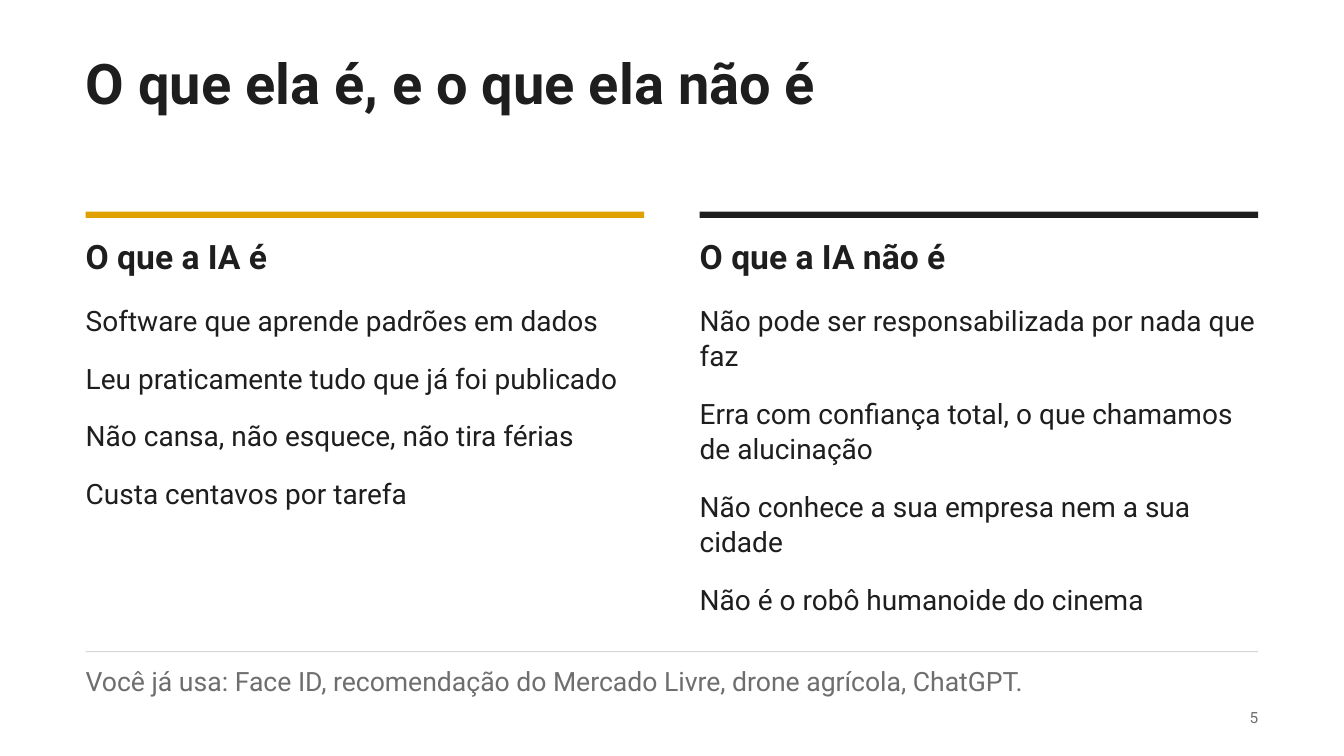
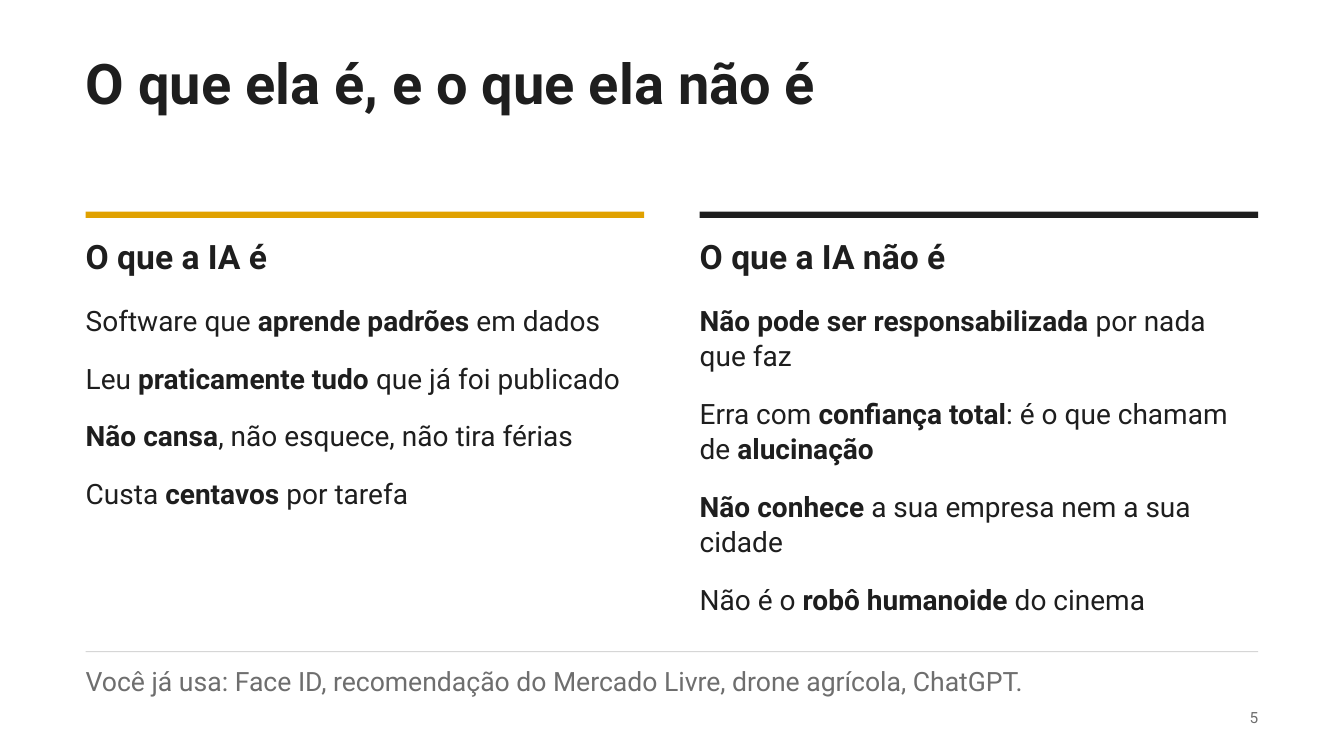
Before and after one commit to talks4all/talks4all.github.io, a slide deck: slide 5 of files/ia-no-seu-dia-urcamp.pptx. Drawn at 1344x756 pixels with LibreOffice and Linux fonts; fonts in the diff are those of the drawing. Boxes give left, top, right and bottom in pixels: in the first picture for what was removed or moved away, otherwise in the second. Text is boxed around its words. In the diff, an @@ line names an element or a change of style, - is before the commit and + after.

```diff
--- a/files/ia-no-seu-dia-urcamp.pptx
+++ b/files/ia-no-seu-dia-urcamp.pptx
@@ text "Software que aprende padrões em ..." at bbox=[86, 309, 620, 510]: bold on in "aprende padrões", "praticamente tudo", "Não cansa,", "centavos" @@
@@ text at bbox=[700, 310, 1206, 611]: bold on in "Não pode ser responsabilizada", "Não conhece", "robô humanoide" @@
@@ text at bbox=[700, 402, 1228, 466]: text changed; bold on @@
-Erra com confiança total, o que chamamos de alucinação
+Erra com confiança total: é o que chamam de alucinação
```
Also in this commit, not shown: 31 other slides changed, 15 slides added, 5 other files.
